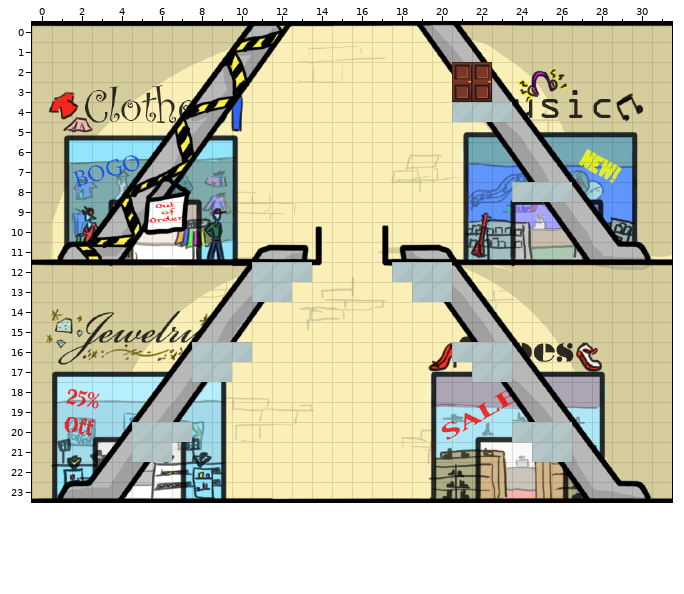
An edit to a level. Tiled map, res/Background1.tmx. Above is the file before it was changed.
Cells are 32x32 px. Shown: x 0..31, y 0..23. Tiles whose own drawing changed are shown in their newer look in all pictures.
After:
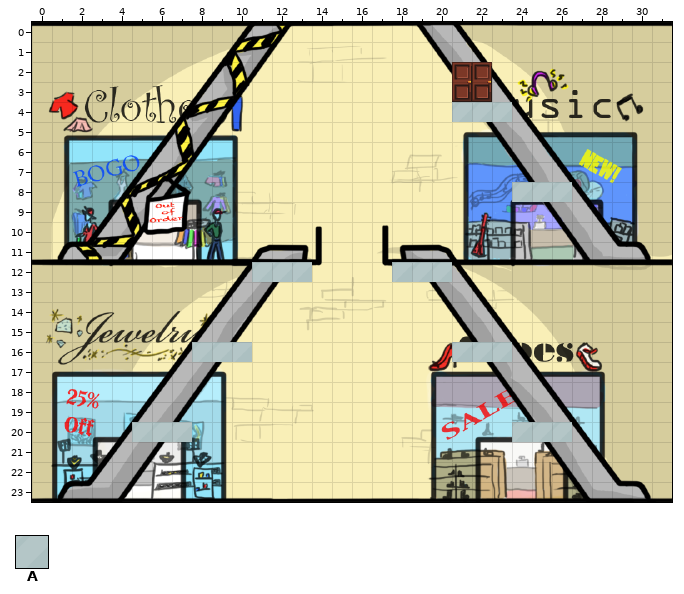
Key: from "background1": A 149.
_ is an empty cell, . an unchanged one.
The edit:
--- layer "Tile Layer 2"
@@ x 11..20 @@
-13 AA......AA
+13 __......__
@@ x 8..23 @@
-17 AA............AA
+17 __............__
@@ x 5..26 @@
-21 AA..................AA
+21 __..................__
